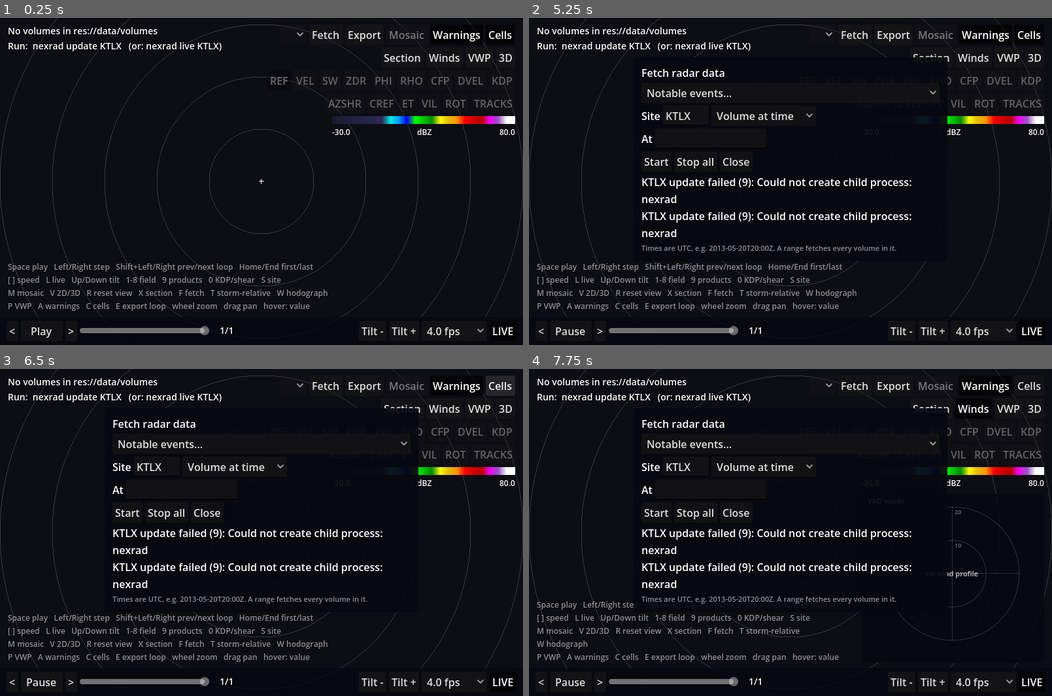
Above: before the commit, frames 1-4 (two rows, left to right).
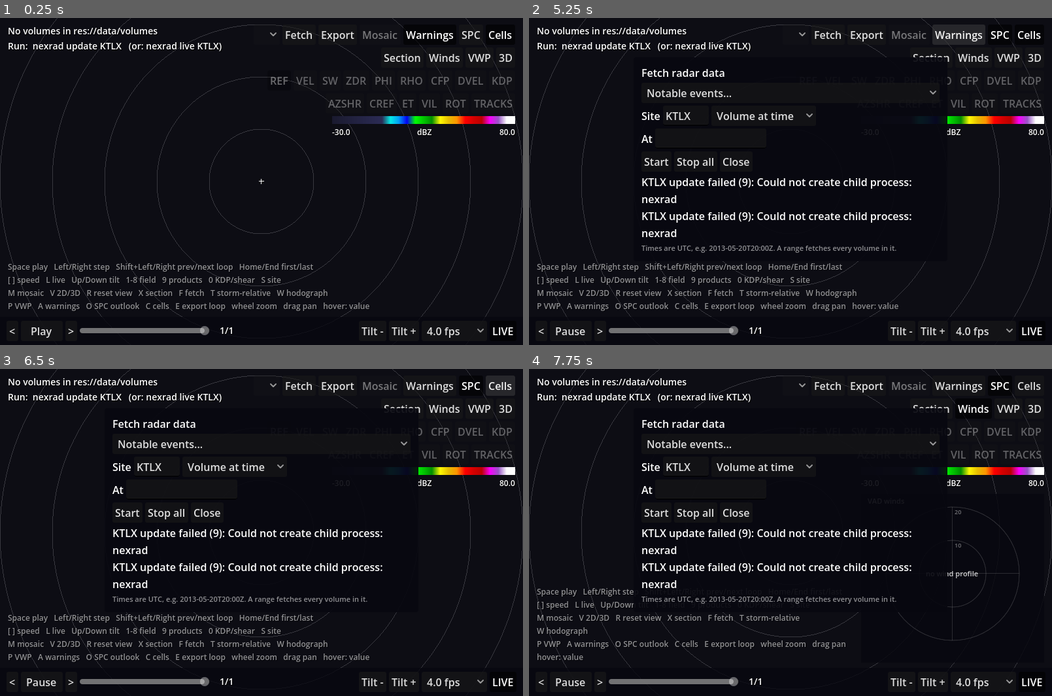
Above: after the commit, the same moments.

Repository: computerdane/droplet
Game: Godot game, scene res://scenes/main.tscn
Two runs of this game, one before a commit and one after it. Both use one fixed random seed, a clock stepped at 60 frames per second and the inputs below.
Inputs (mouse positions are in pixels of both pictures, inside the frame that each line leads up to):
- Up to frame 1 (0.25 s): no input
- Up to frame 2 (5.25 s): click (999, 34) at 0.5 s, where only the run after the commit has a clickable "SPC"; click "Play" at 1.25 s; click "Fetch" at 2 s; click "Start" at 2.75 s; click "Start" at 3.5 s; click "Export" at 4.25 s; click "Warnings" at 5 s
- Up to frame 3 (6.5 s): click "Cells" at 5.75 s
- Up to frame 4 (7.75 s): click "Section" at 6.5 s; click "Winds" at 7.25 s

The runs differ from the first frame. In frame 1, 1.1% of the frame differs, in the area x 17-92%, y 3-90%; in frame 2, 1.3%; in frame 3, 1.1%; in frame 4, 2.8%, in the area x 1-92%, y 4-90%.

Commit message:
SPC day 1 outlooks; A and C toggle warnings and cells again
Outlooks fetches the categorical day 1 outlook in effect at the volume's time from the IEM
API (the convective day's latest cycle out by then, back to 2002 and live) and draws it as
dashed outlines under the warnings, with the top category in the info text and the one under
the mouse in the readout. O, the SPC button or outlook=1 (off by default).

The overlay toggles moved from main into Overlays, which also brings back the A and C keys:
the hint listed them but main no longer handled them.

Co-Authored-By: Claude Opus 5.5 <noreply@anthropic.com>

Diff:
--- a/scripts/hud.gd
+++ b/scripts/hud.gd
@@ -22,6 +22,7 @@
 signal mosaic_toggled
 signal warnings_toggled
 signal cells_toggled
+signal outlook_toggled
 signal section_toggled
 signal fetch_toggled
 signal export_requested
@@ -73,6 +74,7 @@
 var mosaic_button: Button
 var warnings_button: Button
 var cells_button: Button
+var outlook_button: Button
 var section_button: Button
 var section: SectionView
 var fetch_panel: FetchPanel
@@ -175,6 +177,10 @@
 	warnings_button.toggle_mode = true
 	warnings_button.pressed.connect(warnings_toggled.emit)
 	row.add_child(warnings_button)
+	outlook_button = _button("SPC", "SPC day 1 convective outlook in effect: risk areas (O)")
+	outlook_button.toggle_mode = true
+	outlook_button.pressed.connect(outlook_toggled.emit)
+	row.add_child(outlook_button)
 	cells_button = _button(
 		"Cells", "Storm cells tracked through the loop, with motion and rotation (C)"
 	)
@@ -524,9 +530,10 @@
 	site_option.disabled = _sites.size() < 2
 
 
-func set_overlays_on(warnings_on: bool, cells_on: bool) -> void:
+func set_overlays_on(warnings_on: bool, cells_on: bool, outlook_on: bool) -> void:
 	warnings_button.set_pressed_no_signal(warnings_on)
 	cells_button.set_pressed_no_signal(cells_on)
+	outlook_button.set_pressed_no_signal(outlook_on)
 
 
 func set_mosaic(on: bool, available: bool) -> void:
--- a/scripts/main.gd
+++ b/scripts/main.gd
@@ -15,12 +15,13 @@
 ## section=ax,ay,bx,by (cross-section A -> B, km east,north of the radar)
 ## srm=240,10 (storm-relative velocity, storm moving from 240 degrees at 10 m/s) or srm=auto
 ## (storm motion from the VAD profile, see _auto_storm) winds=0|1 (hodograph panel)
-## warnings=0|1 (NWS warning polygons, from the IEM archive) cells=0|1 (storm cells) vwp=0|1
-## (VAD winds over the loop as barbs) hover=x,y (pin the hover readout to that
-## canvas point, for screenshots; hover=0 turns the readout off) basemap=0 (no basemap; or
-## basemap=<dir>) volumes=res://tests/fixtures/volumes (DirSource root; default
-## res://data/volumes) fetch=latest|live|2013-05-20T20:00Z|<from>/<to> (start a fetch job for
-## site=, default KTLX; see AppOptions) event=moore2013 (a notable event's loop, see Events)
+## warnings=0|1 (NWS warning polygons, from the IEM archive) outlook=0|1 (SPC day 1 outlook)
+## cells=0|1 (storm cells) vwp=0|1 (VAD winds over the loop as barbs) hover=x,y (pin the
+## hover readout to that canvas point, for screenshots; hover=0 turns the readout off)
+## basemap=0 (no basemap; or basemap=<dir>) volumes=res://tests/fixtures/volumes (DirSource
+## root; default res://data/volumes) fetch=latest|live|2013-05-20T20:00Z|<from>/<to> (start a
+## fetch job for site=, default KTLX; see AppOptions) event=moore2013 (a notable event's
+## loop, see Events)
 ##
 ## On web the options come from the page's query string instead (?site=KTLX&time=...), volumes
 ## live in memory (MemorySource, filled by the wasm worker through Fetcher), and a page with no
@@ -63,7 +64,7 @@
 	"Space play   Left/Right step   Shift+Left/Right prev/next loop   Home/End first/last\n"
 	+ "[ ] speed   L live   Up/Down tilt   1-8 field   9 products   0 KDP/shear   S site\n"
 	+ "M mosaic   V 2D/3D   R reset view   X section   F fetch   T storm-relative   W hodograph\n"
-	+ "P VWP   A warnings   C cells   E export loop   "
+	+ "P VWP   A warnings   O SPC outlook   C cells   E export loop   "
 )
 const HINT_2D := "wheel zoom   drag pan   hover: value"
 const HINT_SECTION := "wheel zoom   left drag: section A to B   right drag pan   hover: value"
@@ -161,8 +162,7 @@
 			storm_speed = m[1]
 			srm_on = true
 			srm_auto = false
-	overlays.warnings.enabled = opts.get("warnings", "1") == "1"
-	overlays.cells_on = opts.get("cells", "1") == "1"
+	overlays.setup(hud, opts)
 	winds_shown = opts.get("winds", "0") == "1"
 	vwp_shown = opts.get("vwp", "0") == "1"
 	if opts.get("hover", "") == "0":
@@ -209,8 +209,6 @@
 	hud.field_selected.connect(_set_field)
 	hud.view_toggled.connect(func() -> void: _set_view_3d(not view_is_3d))
 	hud.mosaic_toggled.connect(_toggle_mosaic)
-	hud.warnings_toggled.connect(_toggle_warnings)
-	hud.cells_toggled.connect(_toggle_cells)
 	hud.section_toggled.connect(func() -> void: _set_section_on(not section_on))
 	hud.srm_toggled.connect(_toggle_srm)
 	hud.srm_auto_toggled.connect(_toggle_srm_auto)
@@ -331,16 +329,6 @@
 
 func _toggle_mosaic() -> void:
 	mosaic = not mosaic
-	_refresh()
-
-
-func _toggle_warnings() -> void:
-	overlays.warnings.enabled = not overlays.warnings.enabled
-	_refresh()
-
-
-func _toggle_cells() -> void:
-	overlays.cells_on = not overlays.cells_on
 	_refresh()
 
 
@@ -667,7 +655,6 @@
 
 ## Warnings and tracked cells for the frame on screen (Overlays).
 func _refresh_overlays() -> void:
-	hud.set_overlays_on(overlays.warnings.enabled, overlays.cells_on)
 	overlays.update(view_2d, view_3d, volume, _loop_volumes(), frame - _sequence().x)
 	_readout_key.clear()
 	_update_info()
--- /dev/null
+++ b/scripts/outlooks.gd
@@ -0,0 +1,166 @@
+class_name Outlooks
+extends Node
+## SPC Day 1 convective outlook (categorical risk areas) in effect at a time, from the Iowa
+## Environmental Mesonet's archive (api/1/nws/spc_outlook.geojson, CORS open, back to 2002,
+## and live). A convective day runs 12Z to 12Z and is named by its first date; its outlooks
+## are issued at the CYCLES hours (01Z falls on the next calendar date). The outlook in effect
+## at t is the latest cycle issued by then that has categorical areas; each (day, cycle) is
+## fetched once and cached (an empty answer for a recent cycle is retried: it may not be out
+## yet). `changed` fires when a fetch lands.
+
+signal changed
+
+const URL := (
+	"https://mesonet.agron.iastate.edu/api/1/nws/spc_outlook.geojson"
+	+ "?day=1&valid=%s&cycle=%d&outlook_type=C"
+)
+const CYCLES: Array[int] = [6, 13, 16, 20, 1]  # in issuance order within a convective day
+const ISSUE_MIN := {6: 0, 13: 0, 16: 30, 20: 0, 1: 0}  # minutes past the cycle hour
+const RECENT_SEC := 6 * 3600
+const RETRY_SEC := 600
+## Categories, lowest risk first: name and colour (SPC's own palette, brightened for a dark map).
+const KINDS := {
+	"TSTM": ["General thunderstorms", Color("8fd98f")],
+	"MRGL": ["Marginal risk", Color("3faa3f")],
+	"SLGT": ["Slight risk", Color("f2f25a")],
+	"ENH": ["Enhanced risk", Color("f0a640")],
+	"MDT": ["Moderate risk", Color("f05050")],
+	"HIGH": ["High risk", Color("ff66ff")],
+}
+
+var enabled := false
+var _cache: Dictionary = {}  # "YYYY-MM-DD/cycle" -> {fetched: unix, areas: Array, failed?}
+var _requests: Dictionary = {}  # key -> HTTPRequest
+
+
+## The categorical areas of the Day 1 outlook in effect at unix time `t`, lowest risk first:
+## [{kind, name, color, issue: unix, rings: Array[PackedVector2Array] (lon, lat)}]. Starts
+## the fetches it needs; `changed` follows.
+func active_at(t: int) -> Array:
+	if not enabled or t <= 0:
+		return []
+	for dc in issued_by(t):
+		var key := "%s/%d" % dc
+		_ensure(key, dc[0], dc[1])
+		var entry: Dictionary = _cache.get(key, {})
+		if entry.is_empty():
+			return []  # still loading: nothing rather than an older outlook for a moment
+		if not (entry["areas"] as Array).is_empty():
+			return entry["areas"]
+	return []
+
+
+## [convective day "YYYY-MM-DD", cycle] of the Day 1 outlooks issued by unix time `t` for the
+## day containing it, latest first.
+static func issued_by(t: int) -> Array:
+	var date := Time.get_date_string_from_unix_time(t - 12 * 3600)
+	var day_start := Time.get_unix_time_from_datetime_string(date)
+	var out := []
+	for c in CYCLES:
+		var hour := c + 24 if c < 6 else c  # the 01Z outlook comes out the next calendar day
+		var at: int = day_start + hour * 3600 + ISSUE_MIN[c] * 60
+		if at <= t:
+			out.push_front([date, c])
+	return out
+
+
+func _ensure(key: String, date: String, cycle: int) -> void:
+	if _requests.has(key):
+		return
+	var now := int(Time.get_unix_time_from_system())
+	var entry: Dictionary = _cache.get(key, {})
+	if not entry.is_empty():
+		var recent := now - Time.get_unix_time_from_datetime_string(date) < RECENT_SEC + 36 * 3600
+		var empty_or_failed: bool = (
+			entry.get("failed", false) or (entry["areas"] as Array).is_empty()
+		)
+		if not (recent and empty_or_failed and now - int(entry["fetched"]) >= RETRY_SEC):
+			return
+	var req := HTTPRequest.new()
+	req.timeout = 30.0
+	add_child(req)
+	_requests[key] = req
+	req.request_completed.connect(_on_fetched.bind(key, req))
+	if req.request(URL % [date, cycle]) != OK:
+		_on_fetched(
+			HTTPRequest.RESULT_CANT_CONNECT, 0, PackedStringArray(), PackedByteArray(), key, req
+		)
+
+
+func _on_fetched(
+	result: int,
+	code: int,
+	_headers: PackedStringArray,
+	body: PackedByteArray,
+	key: String,
+	req: HTTPRequest
+) -> void:
+	_requests.erase(key)
+	req.queue_free()
+	var now := int(Time.get_unix_time_from_system())
+	if result != HTTPRequest.RESULT_SUCCESS or code != 200:
+		push_warning("outlook: fetch failed (result %d, HTTP %d)" % [result, code])
+		_cache[key] = {"fetched": now, "failed": true, "areas": []}
+	else:
+		_cache[key] = {"fetched": now, "areas": parse(body.get_string_from_utf8())}
+	changed.emit()
+
+
+## The categorical areas of an IEM spc_outlook.geojson document, lowest risk first.
+static func parse(text: String) -> Array:
+	var json := JSON.new()
+	var out := []
+	if json.parse(text) != OK or not json.data is Dictionary:
+		return out
+	for f in (json.data as Dictionary).get("features", []):
+		var p: Dictionary = f.get("properties", {})
+		var kind := str(p.get("threshold", ""))
+		if p.get("category") != "CATEGORICAL" or not KINDS.has(kind):
+			continue
+		var rings: Array[PackedVector2Array] = []
+		var geom: Dictionary = f.get("geometry", {})
+		var polys: Array = geom.get("coordinates", [])
+		if geom.get("type") == "Polygon":
+			polys = [polys]
+		for poly in polys:
+			for r in poly:  # outer ring and holes
+				var ring := PackedVector2Array()
+				for c in r:
+					ring.append(Vector2(float(c[0]), float(c[1])))
+				rings.append(ring)
+		var issue := str(p.get("issue", "")).trim_suffix("Z")
+		(
+			out
+			. append(
+				{
+					"kind": kind,
+					"name": KINDS[kind][0],
+					"color": KINDS[kind][1],
+					"issue": Time.get_unix_time_from_datetime_string(issue) if issue != "" else 0,
+					"rings": rings,
+				}
+			)
+		)
+	out.sort_custom(
+		func(a: Dictionary, b: Dictionary) -> bool:
+			return KINDS.keys().find(a["kind"]) < KINDS.keys().find(b["kind"])
+	)
+	return out
+
+
+## "SPC day 1 (16:30Z): moderate risk" – the highest category anywhere.
+static func summary(areas: Array) -> String:
+	if areas.is_empty():
+		return ""
+	var top: Dictionary = areas[-1]
+	var at := Time.get_datetime_string_from_unix_time(top["issue"]).substr(11, 5)
+	return "SPC day 1 (%sZ): %s" % [at, top["name"].to_lower()]
+
+
+## The highest-risk area among `areas` containing `lonlat`, or {}.
+static func at_point(areas: Array, lonlat: Vector2) -> Dictionary:
+	for i in range(areas.size() - 1, -1, -1):
+		for ring in areas[i]["rings"]:
+			if Geometry2D.is_point_in_polygon(lonlat, ring):
+				return areas[i]
+	return {}
--- a/scripts/overlays.gd
+++ b/scripts/overlays.gd
@@ -1,27 +1,71 @@
 class_name Overlays
 extends Node
 ## Context over the 2D and 3D views for the volume on screen: NWS warnings in effect
-## (Warnings) and the storm cells of the selected site tracked through the loop (StormCells),
-## with their lines in the info text and the hover readout. main.gd calls update() on every
-## refresh.
+## (Warnings), the SPC day 1 outlook (Outlooks, 2D only) and the storm cells of the selected
+## site tracked through the loop (StormCells), with their lines in the info text and the hover
+## readout. Owns their toggles: A / C / O and the HUD's Warnings / Cells / SPC buttons, and the
+## warnings= cells= outlook= options. main.gd calls update() on every refresh.
 
-## A warnings download landed; main refreshes.
+## A download landed or a toggle changed; main refreshes the overlays.
 signal changed
 
 ## Cells within this of the mouse are described in the readout.
 const READOUT_CELL_KM := 6.0
 
 var warnings := Warnings.new()
+var outlooks := Outlooks.new()
 var cells_on := true
 var active_warnings: Array = []  # Warnings.active_at() the volume's time
+var active_outlook: Array = []  # Outlooks.active_at() the volume's time
 var cells: Array = []  # this frame's tracked cells (StormCells.track())
 var _cell_frames: Array = []
 var _cell_names: Array[String] = []  # the loop _cell_frames was tracked for
+var _hud: Hud
 
 
 func _ready() -> void:
 	add_child(warnings)
+	add_child(outlooks)
 	warnings.changed.connect(changed.emit)
+	outlooks.changed.connect(changed.emit)
+
+
+func setup(hud: Hud, opts: Dictionary) -> void:
+	_hud = hud
+	warnings.enabled = opts.get("warnings", "1") == "1"
+	cells_on = opts.get("cells", "1") == "1"
+	outlooks.enabled = opts.get("outlook", "0") == "1"
+	hud.warnings_toggled.connect(toggle.bind("warnings"))
+	hud.cells_toggled.connect(toggle.bind("cells"))
+	hud.outlook_toggled.connect(toggle.bind("outlook"))
+	_sync_hud()
+
+
+func toggle(what: String) -> void:
+	match what:
+		"warnings":
+			warnings.enabled = not warnings.enabled
+		"cells":
+			cells_on = not cells_on
+		"outlook":
+			outlooks.enabled = not outlooks.enabled
+	_sync_hud()
+	changed.emit()
+
+
+func _sync_hud() -> void:
+	if _hud != null:
+		_hud.set_overlays_on(warnings.enabled, cells_on, outlooks.enabled)
+
+
+func _unhandled_key_input(event: InputEvent) -> void:
+	var e := event as InputEventKey
+	if not e.pressed or e.echo:
+		return
+	var keys := {KEY_A: "warnings", KEY_C: "cells", KEY_O: "outlook"}
+	if keys.has(e.keycode):
+		toggle(keys[e.keycode])
+		get_viewport().set_input_as_handled()
 
 
 ## `loop` is the selected site's loop (oldest first), `index` the frame on screen within it.
@@ -30,6 +74,7 @@
 ) -> void:
 	var t := RadarLibrary.unix_of(volume.name) if volume != null else 0
 	active_warnings = warnings.active_at(t)
+	active_outlook = outlooks.active_at(t)
 	cells = []
 	if cells_on and volume != null:
 		var names: Array[String] = []
@@ -41,17 +86,21 @@
 		if index >= 0 and index < _cell_frames.size():
 			cells = _cell_frames[index]
 	var polys := []
+	var outlook_polys := []
 	if volume != null:
 		var lat := float(volume.meta["latitude"])
 		var lon := float(volume.meta["longitude"])
 		polys = Warnings.project(active_warnings, lat, lon)
-	view.set_warnings(polys)
+		outlook_polys = Warnings.project(active_outlook, lat, lon)
+	view.set_warnings(polys, outlook_polys)
 	view.set_cells(cells)
 	view_3d.overlay.set_overlays(polys, cells)
 
 
 func info_lines() -> PackedStringArray:
 	var lines := PackedStringArray()
+	if not active_outlook.is_empty():
+		lines.append(Outlooks.summary(active_outlook))
 	if not active_warnings.is_empty():
 		lines.append("warnings: " + Warnings.summary(active_warnings))
 	if cells_on and not cells.is_empty():
@@ -77,4 +126,7 @@
 		lines.append_array(StormCells.describe(c))
 	for w in Warnings.containing(active_warnings, lonlat):
 		lines.append(Warnings.describe(w))
+	var area := Outlooks.at_point(active_outlook, lonlat)
+	if not area.is_empty():
+		lines.append("SPC day 1: " + area["name"].to_lower())
 	return lines
--- a/scripts/ppi_view.gd
+++ b/scripts/ppi_view.gd
@@ -42,6 +42,7 @@
 var _ppi_material: ShaderMaterial  # the sweep material; show_tracks() swaps in another
 var _tracks_material: ShaderMaterial
 var _warnings: Array = []  # Warnings.project() output, drawn by the overlay
+var _outlook: Array = []  # the SPC outlook's areas, the same shape
 var _cells: Array = []  # StormCells.track() entries of the frame on screen
 
 @onready var ppi: ColorRect = $PPI
@@ -319,14 +320,22 @@
 		overlay.draw_circle(pos, 2.5 / z, Color.WHITE)
 
 
-## Warning polygons (Warnings.project()), outlined at a constant screen width.
-func set_warnings(polys: Array) -> void:
+## Warning polygons and SPC outlook areas (Warnings.project()), outlined at a constant screen
+## width; the outlook dashed and under the warnings.
+func set_warnings(polys: Array, outlook: Array = []) -> void:
 	_warnings = polys
+	_outlook = outlook
 	overlay.queue_redraw()
 
 
 func _draw_warnings() -> void:
 	var z := cam.zoom.x
+	for area in _outlook:
+		var color: Color = area["color"]
+		for ring: PackedVector2Array in area["rings"]:
+			overlay.draw_polyline(ring, Color(0, 0, 0, 0.5), 3.5 / z)
+			for i in ring.size() - 1:
+				overlay.draw_dashed_line(ring[i], ring[i + 1], color, 1.5 / z, 6.0 / z, false)
 	for w in _warnings:
 		for ring: PackedVector2Array in w["rings"]:
 			overlay.draw_polyline(ring, Color(0, 0, 0, 0.7), 4.0 / z)
--- /dev/null
+++ b/tests/unit/test_outlooks.gd
@@ -0,0 +1,48 @@
+extends "res://tests/test_case.gd"
+## SPC outlooks from a canned IEM spc_outlook.geojson (no network), and cycle selection.
+
+const SAMPLE := """{"type": "FeatureCollection", "features": [
+{"type": "Feature", "properties": {"issue": "2013-05-20T16:30:00Z", "threshold": "MDT",
+ "category": "CATEGORICAL"}, "geometry": {"type": "MultiPolygon", "coordinates":
+ [[[[-98.0, 35.0], [-97.0, 35.0], [-97.0, 36.0], [-98.0, 36.0], [-98.0, 35.0]]]]}},
+{"type": "Feature", "properties": {"issue": "2013-05-20T16:30:00Z", "threshold": "0.10",
+ "category": "TORNADO"}, "geometry": {"type": "MultiPolygon", "coordinates":
+ [[[[-99.0, 34.0], [-96.0, 34.0], [-96.0, 37.0], [-99.0, 34.0]]]]}},
+{"type": "Feature", "properties": {"issue": "2013-05-20T16:30:00Z", "threshold": "SLGT",
+ "category": "CATEGORICAL"}, "geometry": {"type": "Polygon", "coordinates":
+ [[[-100.0, 33.0], [-95.0, 33.0], [-95.0, 38.0], [-100.0, 38.0], [-100.0, 33.0]]]}}
+]}"""
+
+
+func _unix(iso: String) -> int:
+	return Time.get_unix_time_from_datetime_string(iso)
+
+
+func test_parse_and_query() -> void:
+	var areas := Outlooks.parse(SAMPLE)
+	check_eq(areas.size(), 2, "categorical only")
+	check_eq([areas[0]["kind"], areas[1]["kind"]], ["SLGT", "MDT"], "lowest risk first")
+	check_eq(areas[1]["issue"], _unix("2013-05-20T16:30:00"), "issue time")
+	check_eq(Outlooks.summary(areas), "SPC day 1 (16:30Z): moderate risk", "summary")
+	check_eq(Outlooks.at_point(areas, Vector2(-97.5, 35.5))["kind"], "MDT", "inside both: MDT")
+	check_eq(Outlooks.at_point(areas, Vector2(-99.5, 35.5))["kind"], "SLGT", "slight only")
+	check(Outlooks.at_point(areas, Vector2(-90.0, 35.5)).is_empty(), "outside")
+
+
+func test_cycles() -> void:
+	check_eq(
+		Outlooks.issued_by(_unix("2013-05-20T20:03:59")),
+		[["2013-05-20", 20], ["2013-05-20", 16], ["2013-05-20", 13], ["2013-05-20", 6]],
+		"afternoon: 20Z first"
+	)
+	check_eq(
+		Outlooks.issued_by(_unix("2013-05-20T16:10:00"))[0], ["2013-05-20", 13], "before 1630Z"
+	)
+	check_eq(
+		Outlooks.issued_by(_unix("2013-05-21T03:00:00"))[0],
+		["2013-05-20", 1],
+		"after midnight: the previous convective day's 01Z"
+	)
+	check_eq(
+		Outlooks.issued_by(_unix("2013-05-21T12:30:00")), [["2013-05-21", 6]], "a new day at 12Z"
+	)
Not shown, added: scripts/outlooks.gd.uid
Binary file changed: tests/golden/azshr.png
Binary file changed: tests/golden/cones_mosaic.png
Binary file changed: tests/golden/cones_section.png
Binary file changed: tests/golden/cref_mosaic.png
Binary file changed: tests/golden/echo_tops.png
Binary file changed: tests/golden/hodograph_hover.png
Binary file changed: tests/golden/ppi_dvel_srm_mosaic.png
Binary file changed: tests/golden/ppi_ref.png
Binary file changed: tests/golden/rotation_tracks.png
Binary file changed: tests/golden/section_mosaic.png
Binary file changed: tests/golden/section_vwp.png
(and 4 more such lines)
